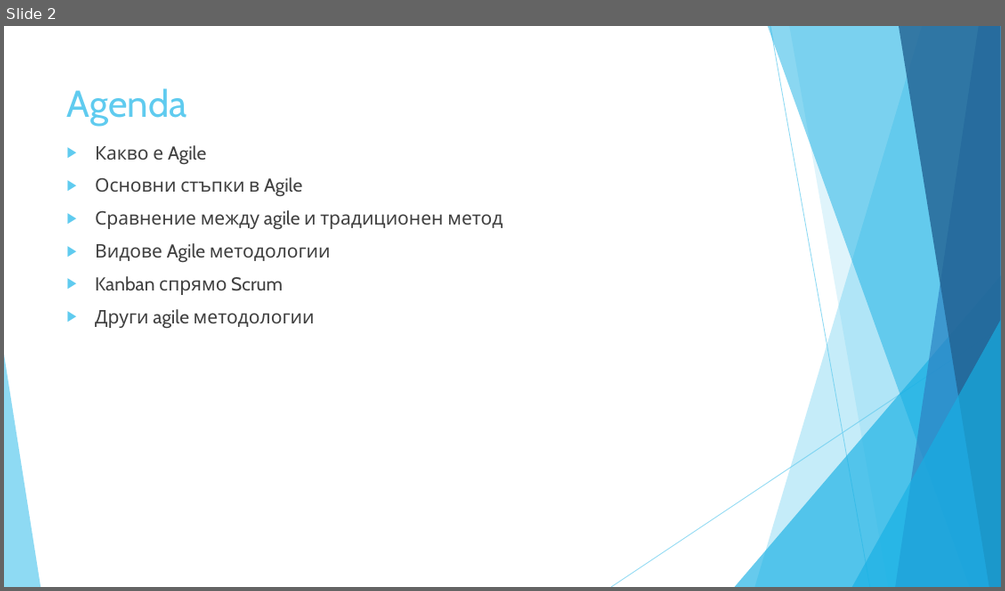
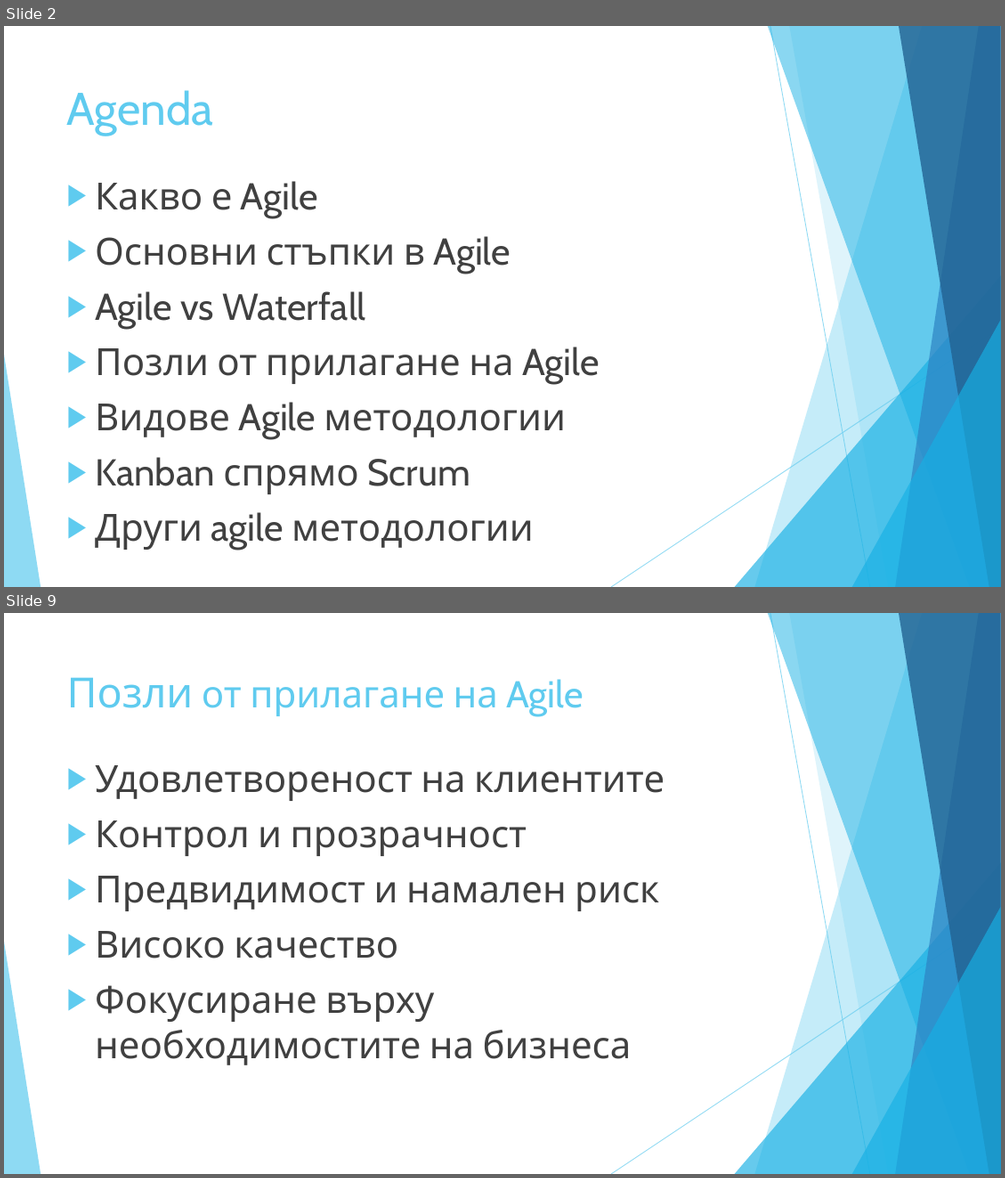
Before and after one commit to vtasheva/coursework-customer-requirements, a slide deck: Coursework - presentation.pptx. Shown one above the other, each under a label of ours: slide 2 before the commit, slides 2 and 9 after it; the slides between them are not shown. The pictures are 1005x591 and 1005x1178 pixels, drawn with LibreOffice and Linux fonts; fonts in the diff are those of the drawing. Boxes give left, top, right and bottom in pixels: in the first picture for what was removed or moved away, otherwise in the second. Text is boxed around its words. In the diff, an @@ line names an element or a change of style, - is before the commit and + after.

```diff
--- a/Coursework - presentation.pptx
+++ b/Coursework - presentation.pptx
@@ slide 9 added at (4,613,1001,1174), background #FFFFFF; not listed: 10 template elements that a slide beside it also shows @@
@@ title added at (67,677,583,716), 36 pt, text #5FCBEF @@
+Позли от прилагане на Agile
@@ text added at (95,765,664,1065), 36 pt, text #404040 @@
+▶ Удовлетвореност на клиентите
+▶ Контрол и прозрачност
+▶ Предвидимост и намален риск
+▶ Високо качество
+▶ Фокусиране върху необходимостите на бизнеса
@@ slide 2 changed as well @@
@@ title "Agenda" at (67,90,214,135): size 36 to 44 pt @@
@@ text "Какво е Agile": place and size @@
-text "Какво е Agile" at (95,145,502,328)
+text "Какво е Agile" at (95,181,599,549)
@@ text at (95,181,566,549): size 18 to 36 pt in "Какво е Agile", "Основни стъпки в Agile", "Видове Agile методологии", "Kanban спрямо Scrum" and 1 more places @@
@@ text at (95,291,599,384): text changed; size 18 to 36 pt @@
-▶ Сравнение между agile и традиционен метод
+▶ Agile vs Waterfall
+▶ Позли от прилагане на Agile
```
Also in this commit, not shown: 1 other slide changed, 18 other slides added, 1 other file.
